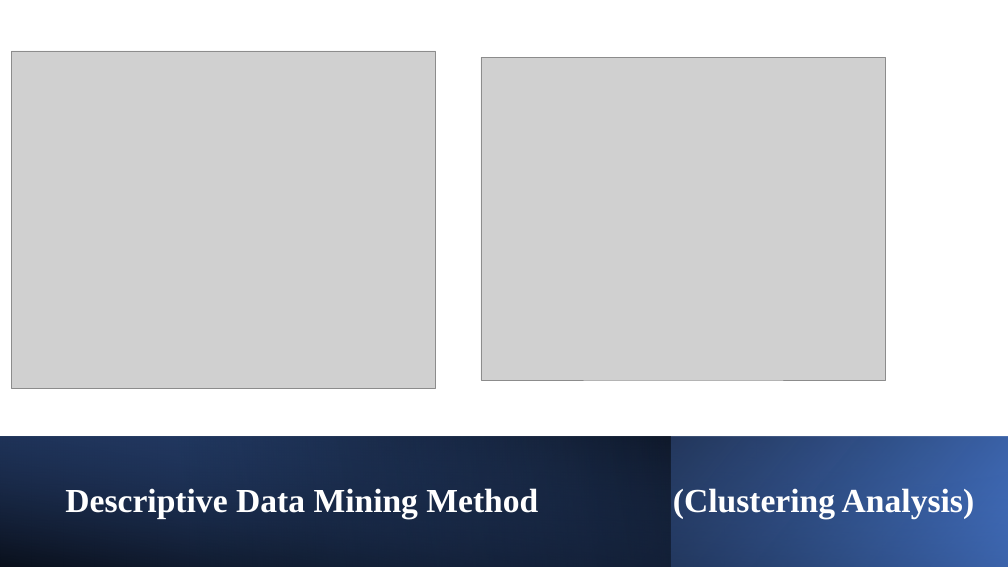
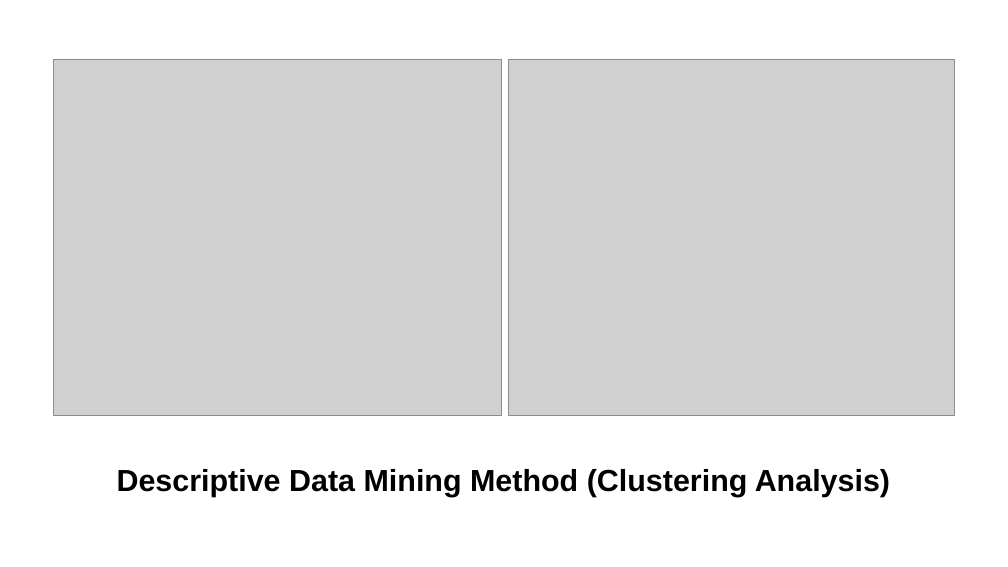
Before and after one commit to toyosi11/0.ProjectDataMiningFall2023, a slide deck: slide 9 of 10.05.2023.Data_Descriptive_Presentation.pptx. Drawn at 1008x567 pixels with LibreOffice and Linux fonts; fonts in the diff are those of the drawing; grey boxes stand for pictures. Boxes give left, top, right and bottom in pixels: in the first picture for what was removed or moved away, otherwise in the second. Text is boxed around its words. In the diff, an @@ line names an element or a change of style, - is before the commit and + after.

```diff
--- a/10.05.2023.Data_Descriptive_Presentation.pptx
+++ b/10.05.2023.Data_Descriptive_Presentation.pptx
@@ picture: place and size @@
-picture at (11, 51, 436, 388)
+picture at (53, 60, 501, 415)
@@ picture: place and size @@
-picture at (481, 57, 885, 380)
+picture at (508, 60, 955, 415)
@@ rectangle removed at (0, 437, 1008, 567) @@
@@ rectangle removed at (0, 437, 671, 567) @@
@@ rectangle removed at (0, 437, 1008, 567) @@
@@ title "Descriptive Data Mining Method (Clustering ...": place and size @@
-title "Descriptive Data Mining Method (Clustering ..." at (65, 488, 974, 519)
+title "Descriptive Data Mining Method (Clustering ..." at (117, 469, 890, 497)
@@ title "Descriptive Data Mining Method (Clustering ..." at (117, 469, 890, 497): size 32 to 29 pt, font Times New Roman to Arial, text colour #FFFFFF to #000000; alignment left to centre @@
```
Also in this commit, not shown: 11 other slides changed, 2 other files.
